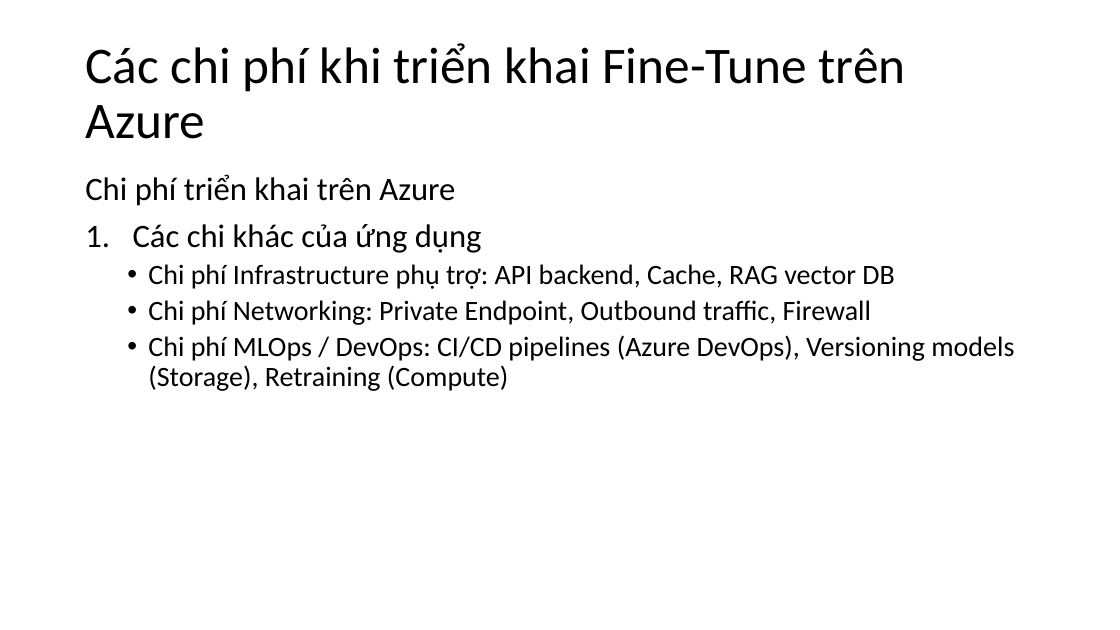
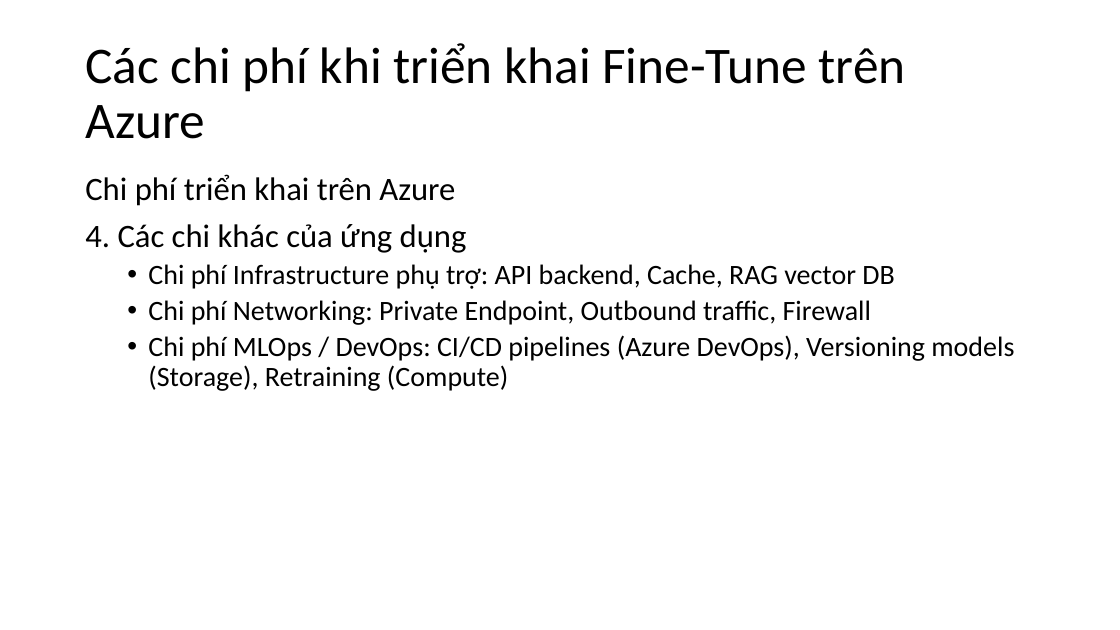
Before and after one commit to longdd90jp/sample-ai, a slide deck: slide 23 of fine-tune-pc/AI-Fine_Tune.pptx (slide 24 before the commit). Drawn at 1120x630 pixels with LibreOffice and Linux fonts; fonts in the diff are those of the drawing. Boxes give left, top, right and bottom in pixels: in the first picture for what was removed or moved away, otherwise in the second. Text is boxed around its words. In the diff, an @@ line names an element or a change of style, - is before the commit and + after.

```diff
--- a/fine-tune-pc/AI-Fine_Tune.pptx
+++ b/fine-tune-pc/AI-Fine_Tune.pptx
@@ text at <box>85,224,467,253</box>: text changed @@
-1. Các chi khác của ứng dụng
+4. Các chi khác của ứng dụng
```
Also in this commit, not shown: 8 other slides changed, 2 slides added, 3 slides removed, 1 other file.
